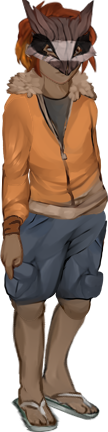
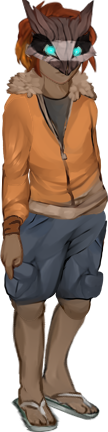
Layered file, before and after one edit (108×432). Changes by layer:
painted on "mascara" over [43, 44, 83, 57]
